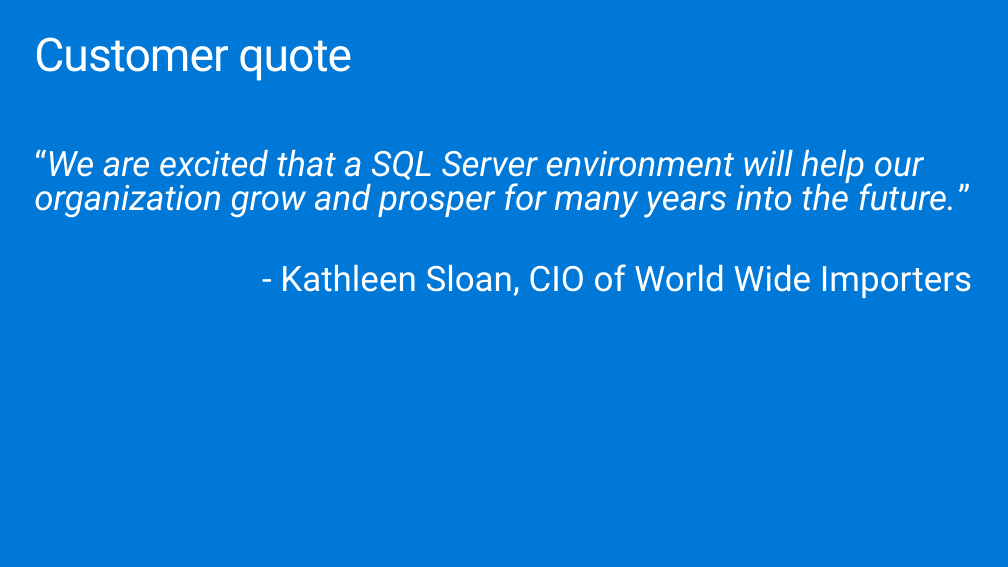
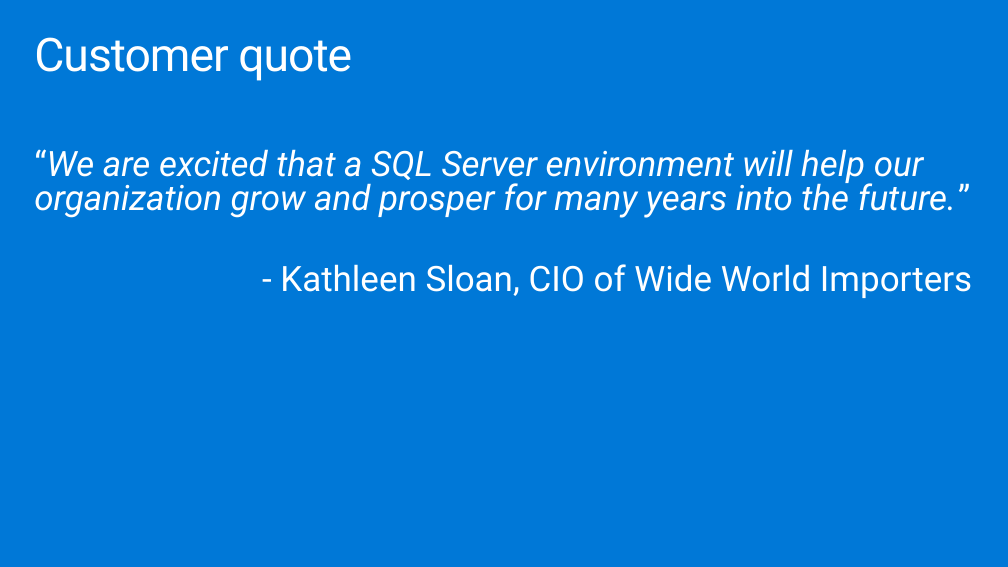
Before and after one commit to sumitmalik51/MCW-Migrating-Oracle-to-Azure-SQL-and-PostgreSQL, a slide deck: slide 26 of Whiteboard design session/WDS trainer presentation - Data platform upgrade and migration.pptx. Drawn at 1008x567 pixels with LibreOffice and Linux fonts; fonts in the diff are those of the drawing. Boxes give left, top, right and bottom in pixels: in the first picture for what was removed or moved away, otherwise in the second. Text is boxed around its words. In the diff, an @@ line names an element or a change of style, - is before the commit and + after.

Commit message:
Updates customer name

```diff
--- a/Whiteboard design session/WDS trainer presentation - Data platform upgrade and migration.pptx
+++ b/Whiteboard design session/WDS trainer presentation - Data platform upgrade and migration.pptx
@@ text at bbox=[280, 264, 972, 298]: text changed @@
-- Kathleen Sloan, CIO of World Wide Importers
+- Kathleen Sloan, CIO of Wide World Importers
```
Also in this commit, not shown: 2 other slides changed, 5 other files.
